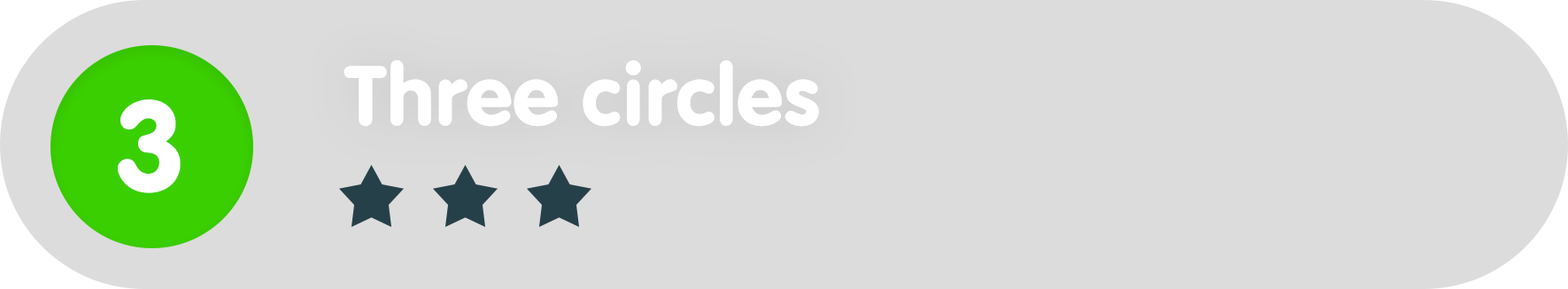
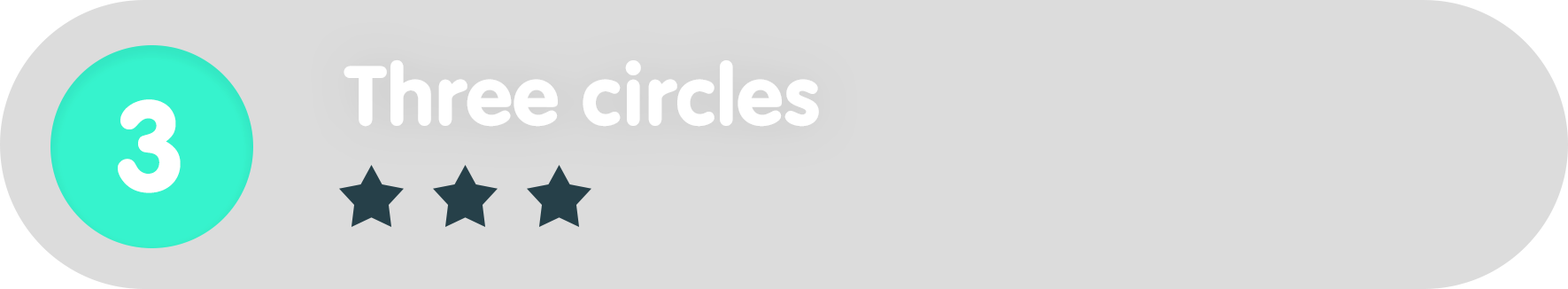
The second 1568 × 289 image is a revision of the first. Changes to its layers:
painted on "Ellipse_green" over [50, 45, 254, 248]
